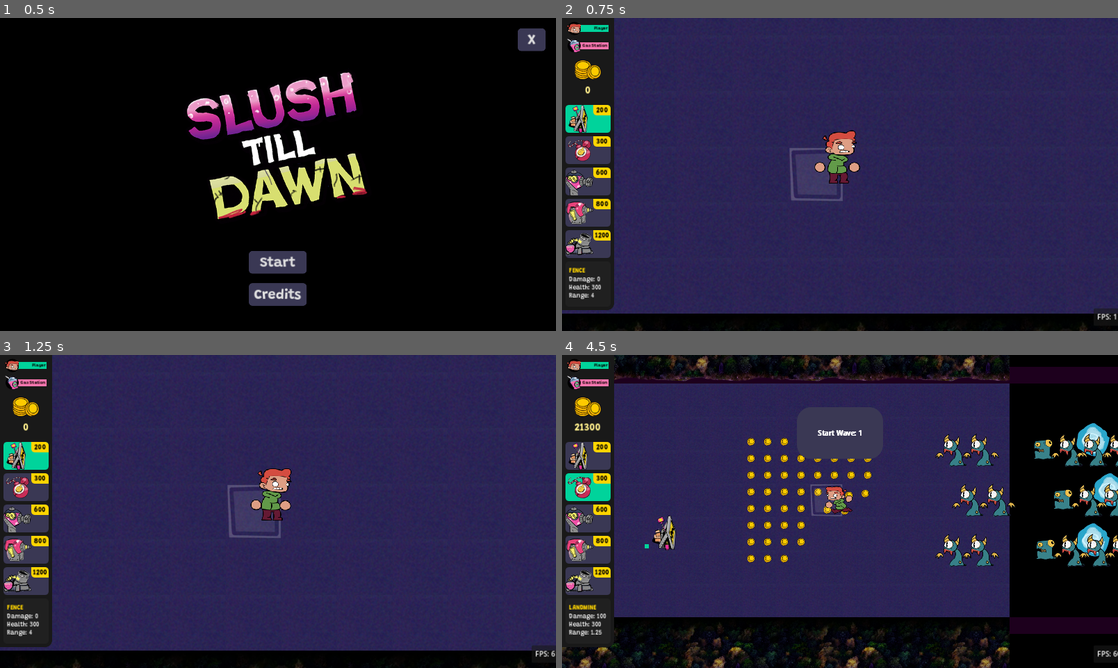
Above: before the commit, frames 1-4 (two rows, left to right).
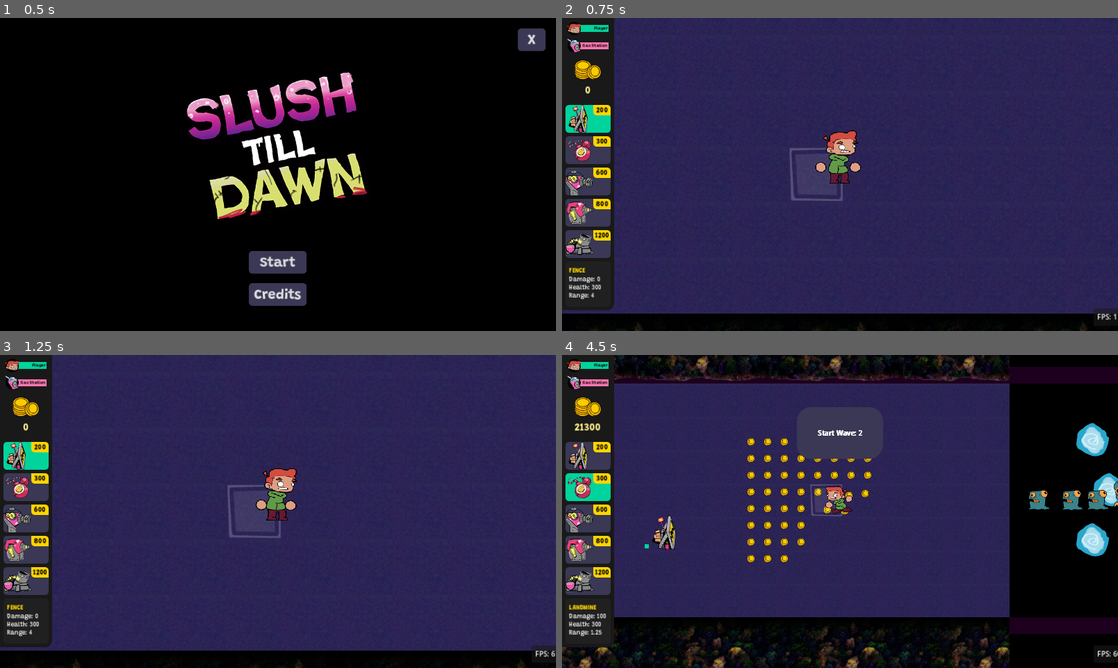
Above: after the commit, the same moments.

Repository: Slushie-Defense/Slushie
Game: Godot game, scene res://UserInterface/SplashScreen/SplashScreen.tscn
Same seed, same stepped clock (60 frames per second), same inputs: the game is played once before the commit and once after it. Sound files missing from this copy of the repository are replaced by a short silence.
Inputs:
- Up to frame 1 (0.5 s): no input
- Up to frame 2 (0.75 s): click "Start" at 0.5 s
- Up to frame 3 (1.25 s): no input
- Up to frame 4 (4.5 s): tap Enter (StartButton) at 1.25 s; hold Right (RightButton) 1.28-2.03 s; hold Shift (ActionButton) 1.28-2.03 s; hold Down (DownButton) 2.03-2.78 s; tap E (SelectItemButton) at 2.1 s; hold Right (RightButton) 2.78-3.53 s; hold Enter (StartButton) 2.78-3.53 s; hold Up (UpButton) 3.53-4.28 s; tap = (ZoomIn) at 3.6 s; hold Left (LeftButton) from 4.28 s (still down); hold - (ZoomOut) from 4.28 s (still down)

Frame 1 is identical in both runs. In frame 2, 0.3% of the frame differs, in the area x 45-54%, y 35-53%; in frame 3, 0.7%; in frame 4, 3.7%, in the area x 53-100%, y 21-68%.

Commit message:
Various Changes to Enemy
Added sounds. Animations setup for grunt and basic. Reworked script to manage states better. Hacks all around to get multiple animation players working for convoluted enemy setup.

Diff:
--- a/Entities/Enemy/Enemy.gd
+++ b/Entities/Enemy/Enemy.gd
@@ -41,6 +41,9 @@
 # Weapon base
 var weapon_base_scene = load("res://Entities/Weapons/WeaponBase.tscn")
 var weapon_base : Node2D = null
+
+# Animation Player
+@onready var ap
 
 # Initialize
 func _ready():
@@ -50,7 +53,7 @@
 	_set_enemy_type()
 	# Set health
 	health.set_max_health(enemy_data.health)
-	print(str(enemy_data.unit_name) + " Health: " + str(enemy_data.health))
+	# print(str(enemy_data.unit_name) + " Health: " + str(enemy_data.health))
 	health.signal_custom_health_is_zero.connect(_event_health_is_zero)
 	# Set attack speed
 	_update_attack_speed() # Set to default
@@ -64,8 +67,12 @@
 	match enemy_type:
 		UnitData.enemy_list.BASIC:
 			enemy_data = UnitData.BASIC
+			ap = $BasicAP
+			$BasicSS.visible = true
 		UnitData.enemy_list.GRUNT:
 			enemy_data = UnitData.GRUNT
+			ap = $GruntAP
+			$GruntSS.visible = true
 		UnitData.enemy_list.SPITTER:
 			_create_spitter()
 		UnitData.enemy_list.FLOATER:
@@ -78,8 +85,22 @@
 	# Set collision shape
 	collision_shape.shape.radius = enemy_data.collision_shape_radius
 
+var prevState = enemy_state.list.IDLE
+func _process(delta):
+	if (enemy_state.current != prevState):
+		match enemy_state.current:
+			enemy_state.list.DIED:
+				pass
+			enemy_state.list.MOVING:
+				ap.play("Move")
+			enemy_state.list.ATTACK:
+				ap.play("Attack")
+	prevState = enemy_state.current
+
 # Called every frame
 func _physics_process(delta):
+	if (enemy_state.current == enemy_state.list.DIED):
+		return
 	# Direction & Attack
 	_ai_process()
 	# Move
@@ -94,12 +115,10 @@
 	if motion.length() > enemy_data.max_speed:
 		motion = motion.normalized() * enemy_data.max_speed
 	if motion.length() > 16:
-		enemy_state.current = enemy_state.list.MOVING
+		if (enemy_state.current != enemy_state.list.ATTACK):
+			enemy_state.current = enemy_state.list.MOVING
 
 func _ai_process():
-	# Idle state
-	enemy_state.current = enemy_state.list.IDLE
-
 	# Direction priority
 	ai_direction = ai_default_direction # Default goes left
 
@@ -124,10 +143,15 @@
 				if attack_timer.is_stopped():
 					attack_timer.start()
 
+	$BasicSS.flip_h = true if (ai_direction.x > 0) else false
+	$GruntSS.flip_h = true if (ai_direction.x > 0) else false
+
 func _update_attack_speed():
 	attack_timer.wait_time = enemy_data.attack_speed
 
 func _on_attack_delay_timer_timeout():
+	if (enemy_state.current == enemy_state.list.DIED):
+		return
 	# Attack
 	if ai_chase_node != null:
 		var distance_to_node = global_position.distance_to(ai_chase_node.global_position)
@@ -137,18 +161,23 @@
 		# See what it hit
 		var first_collision_result = attack_range_raycast.get_collider()
 		if first_collision_result != null:
+			enemy_state.current = enemy_state.list.ATTACK
 			# If it hits something it can attack
 			if first_collision_result.has_method("attack"):
 				# Create an attack class and pass it through
 				_enemy_is_attacking(first_collision_result)
+				enemy_state.current = enemy_state.list.ATTACK
 				# This is a MELEE ATTACK
 				match enemy_data.attack_type:
 					UnitData.enemy_attack_list.MELEE:
+						$SFXGrunt1.play()
 						var attack = Attack.new()
 						attack.damage = enemy_data.attack_damage
 						first_collision_result.attack(attack)
 					UnitData.enemy_attack_list.EXPLODE:
 						_explode_attack()
+		else:
+			enemy_state.current = enemy_state.list.MOVING
 
 func _enemy_is_attacking(target_node):
 	# This triggered whenever the enemy is attacking -- Incldding if it is a weapon
@@ -207,13 +236,15 @@
 	health.add_or_subtract_health_by_value(-attack.damage) # Subtract damage when hit by weapon
 
 func _event_health_is_zero():
+	if (enemy_state.current == enemy_state.list.DIED):
+		return
 	# Died
 	enemy_state.current = enemy_state.list.DIED
+	$SFXDeath.play()
+	ap.play("Death")
+
 	# Spawn coin where it dies
 	_spawn_coin()
-	# Destroy enemy
-	call_deferred("queue_free")
-	print("Enemy died!")
 
 func _spawn_coin():
 	# Spawn coin
@@ -225,3 +256,11 @@
 
 func _gas_station_destroyed():
 	ai_default_direction = Vector2(0, 0)
+
+func _on_basic_ap_animation_finished(anim_name):
+	if (anim_name == "Death"):
+		call_deferred("queue_free")
+
+func _on_grunt_ap_animation_finished(anim_name):
+	if (anim_name == "Death"):
+		call_deferred("queue_free")
--- a/Entities/Enemy/Enemy.tscn
+++ b/Entities/Enemy/Enemy.tscn
@@ -1,9 +1,14 @@
-[gd_scene load_steps=7 format=3 uid="uid://digh6puar70w0"]
+[gd_scene load_steps=22 format=3 uid="uid://digh6puar70w0"]
 
 [ext_resource type="Script" path="res://Entities/Enemy/Enemy.gd" id="1_ff1tq"]
 [ext_resource type="Texture2D" uid="uid://btjbfqytox3d2" path="res://Sprites/Characters/Enemies/Basic/Basic256x256.png" id="2_buj6r"]
 [ext_resource type="PackedScene" uid="uid://bvke1fhsiyvft" path="res://Entities/Health/HealthBar.tscn" id="3_2jk0x"]
 [ext_resource type="Texture2D" uid="uid://cqq1ir1pgg75q" path="res://Sprites/Circles/128x128-DottedCircle.png" id="3_jff1g"]
+[ext_resource type="Texture2D" uid="uid://beexouke6eo1i" path="res://Sprites/Characters/Enemies/Basic/BasicSpriteSheet.png" id="5_5qb4p"]
+[ext_resource type="Texture2D" uid="uid://bo6nr3wb5xuml" path="res://Sprites/Characters/Enemies/Grunt/GruntSpritesheet.png" id="6_g03wq"]
+[ext_resource type="AudioStream" uid="uid://b4blilay8b0rf" path="res://Sprites/Characters/Enemies/EnemyDeath.wav" id="7_2qpm3"]
+[ext_resource type="AudioStream" uid="uid://cofbs7dbhdmhl" path="res://Sprites/Characters/Enemies/Grunt01.wav" id="8_h4apb"]
+[ext_resource type="AudioStream" uid="uid://dangcwolpa8dw" path="res://Sprites/Characters/Enemies/Grunt02.wav" id="9_5qx37"]
 
 [sub_resource type="CircleShape2D" id="CircleShape2D_o6l61"]
 radius = 32.0
@@ -11,8 +16,187 @@
 [sub_resource type="CircleShape2D" id="CircleShape2D_hdjo8"]
 radius = 128.0
 
+[sub_resource type="Animation" id="Animation_u37st"]
+resource_name = "Attack"
+loop_mode = 1
+tracks/0/type = "value"
+tracks/0/imported = false
+tracks/0/enabled = true
+tracks/0/path = NodePath("BasicSS:frame_coords")
+tracks/0/interp = 1
+tracks/0/loop_wrap = true
+tracks/0/keys = {
+"times": PackedFloat32Array(0, 0.1, 0.2, 0.3, 0.4, 0.5, 0.6, 0.7, 0.8, 0.9),
+"transitions": PackedFloat32Array(1, 1, 1, 1, 1, 1, 1, 1, 1, 1),
+"update": 1,
+"values": [Vector2i(2, 1), Vector2i(3, 1), Vector2i(4, 1), Vector2i(5, 1), Vector2i(6, 1), Vector2i(7, 1), Vector2i(8, 1), Vector2i(9, 1), Vector2i(10, 1), Vector2i(11, 1)]
+}
+
+[sub_resource type="Animation" id="Animation_jgie6"]
+resource_name = "Death"
+length = 1.5
+tracks/0/type = "value"
+tracks/0/imported = false
+tracks/0/enabled = true
+tracks/0/path = NodePath("BasicSS:frame_coords")
+tracks/0/interp = 1
+tracks/0/loop_wrap = true
+tracks/0/keys = {
+"times": PackedFloat32Array(0, 0.1, 0.2, 0.3, 0.4, 0.5, 0.6, 0.7, 0.8, 0.9, 1, 1.1, 1.2, 1.3, 1.4),
+"transitions": PackedFloat32Array(1, 1, 1, 1, 1, 1, 1, 1, 1, 1, 1, 1, 1, 1, 1),
+"update": 1,
+"values": [Vector2i(2, 2), Vector2i(3, 2), Vector2i(4, 2), Vector2i(5, 2), Vector2i(6, 2), Vector2i(7, 2), Vector2i(8, 2), Vector2i(9, 2), Vector2i(10, 2), Vector2i(11, 2), Vector2i(12, 2), Vector2i(13, 2), Vector2i(14, 2), Vector2i(15, 2), Vector2i(16, 2)]
+}
+
+[sub_resource type="Animation" id="Animation_co4u3"]
+resource_name = "Move"
+loop_mode = 1
+tracks/0/type = "value"
+tracks/0/imported = false
+tracks/0/enabled = true
+tracks/0/path = NodePath("BasicSS:frame")
+tracks/0/interp = 1
+tracks/0/loop_wrap = true
+tracks/0/keys = {
+"times": PackedFloat32Array(0),
+"transitions": PackedFloat32Array(1),
+"update": 1,
+"values": [0]
+}
+tracks/1/type = "value"
+tracks/1/imported = false
+tracks/1/enabled = true
+tracks/1/path = NodePath("BasicSS:scale")
+tracks/1/interp = 1
+tracks/1/loop_wrap = true
+tracks/1/keys = {
+"times": PackedFloat32Array(0, 0.5, 1),
+"transitions": PackedFloat32Array(1, 1, 1),
+"update": 0,
+"values": [Vector2(1, 1.05), Vector2(1.1, 1), Vector2(1, 1.05)]
+}
+
+[sub_resource type="Animation" id="Animation_ithdo"]
+length = 0.001
+tracks/0/type = "value"
+tracks/0/imported = false
+tracks/0/enabled = true
+tracks/0/path = NodePath("BasicSS:frame")
+tracks/0/interp = 1
+tracks/0/loop_wrap = true
+tracks/0/keys = {
+"times": PackedFloat32Array(0),
+"transitions": PackedFloat32Array(1),
+"update": 1,
+"values": [0]
+}
+tracks/1/type = "value"
+tracks/1/imported = false
+tracks/1/enabled = true
+tracks/1/path = NodePath("BasicSS:frame_coords")
+tracks/1/interp = 1
+tracks/1/loop_wrap = true
+tracks/1/keys = {
+"times": PackedFloat32Array(0),
+"transitions": PackedFloat32Array(1),
+"update": 1,
+"values": [Vector2i(0, 1)]
+}
+
+[sub_resource type="AnimationLibrary" id="AnimationLibrary_6m0w7"]
+_data = {
+"Attack": SubResource("Animation_u37st"),
+"Death": SubResource("Animation_jgie6"),
+"Move": SubResource("Animation_co4u3"),
+"RESET": SubResource("Animation_ithdo")
+}
+
+[sub_resource type="Animation" id="Animation_w1wnk"]
+resource_name = "Attack"
+loop_mode = 1
+tracks/0/type = "value"
+tracks/0/imported = false
+tracks/0/enabled = true
+tracks/0/path = NodePath("GruntSS:frame_coords")
+tracks/0/interp = 1
+tracks/0/loop_wrap = true
+tracks/0/keys = {
+"times": PackedFloat32Array(0, 0.1, 0.2, 0.3, 0.4, 0.5, 0.6, 0.7, 0.8, 0.9),
+"transitions": PackedFloat32Array(1, 1, 1, 1, 1, 1, 1, 1, 1, 1),
+"update": 1,
+"values": [Vector2i(0, 0), Vector2i(1, 0), Vector2i(2, 0), Vector2i(3, 0), Vector2i(4, 0), Vector2i(5, 0), Vector2i(6, 0), Vector2i(7, 0), Vector2i(8, 0), Vector2i(9, 0)]
+}
+
+[sub_resource type="Animation" id="Animation_wi0tf"]
+resource_name = "Death"
+length = 1.5
+tracks/0/type = "value"
+tracks/0/imported = false
+tracks/0/enabled = true
+tracks/0/path = NodePath("GruntSS:frame_coords")
+tracks/0/interp = 1
+tracks/0/loop_wrap = true
+tracks/0/keys = {
+"times": PackedFloat32Array(0, 0.1, 0.2, 0.3, 0.4, 0.5, 0.6, 0.7, 0.8, 0.9, 1, 1.1),
+"transitions": PackedFloat32Array(1, 1, 1, 1, 1, 1, 1, 1, 1, 1, 1, 1),
+"update": 1,
+"values": [Vector2i(2, 1), Vector2i(3, 1), Vector2i(4, 1), Vector2i(5, 1), Vector2i(6, 1), Vector2i(7, 1), Vector2i(8, 1), Vector2i(9, 1), Vector2i(10, 1), Vector2i(11, 1), Vector2i(12, 1), Vector2i(13, 1)]
+}
+
+[sub_resource type="Animation" id="Animation_y3h8p"]
+resource_name = "Move"
+loop_mode = 1
+tracks/0/type = "value"
+tracks/0/imported = false
+tracks/0/enabled = true
+tracks/0/path = NodePath("GruntSS:frame_coords")
+tracks/0/interp = 1
+tracks/0/loop_wrap = true
+tracks/0/keys = {
+"times": PackedFloat32Array(0),
+"transitions": PackedFloat32Array(1),
+"update": 1,
+"values": [Vector2i(0, 2)]
+}
+tracks/1/type = "value"
+tracks/1/imported = false
+tracks/1/enabled = true
+tracks/1/path = NodePath("GruntSS:scale")
+tracks/1/interp = 1
+tracks/1/loop_wrap = true
+tracks/1/keys = {
+"times": PackedFloat32Array(0, 0.5, 1),
+"transitions": PackedFloat32Array(1, 1, 1),
+"update": 0,
+"values": [Vector2(1.1, 1), Vector2(1, 1.05), Vector2(1.1, 1)]
+}
+
+[sub_resource type="Animation" id="Animation_fy8lg"]
+length = 0.001
+tracks/0/type = "value"
+tracks/0/imported = false
+tracks/0/enabled = true
+tracks/0/path = NodePath("GruntSS:frame_coords")
+tracks/0/interp = 1
+tracks/0/loop_wrap = true
+tracks/0/keys = {
+"times": PackedFloat32Array(0),
+"transitions": PackedFloat32Array(1),
+"update": 1,
+"values": [Vector2i(0, 2)]
+}
+
+[sub_resource type="AnimationLibrary" id="AnimationLibrary_qa5ry"]
+_data = {
+"Attack": SubResource("Animation_w1wnk"),
+"Death": SubResource("Animation_wi0tf"),
+"Move": SubResource("Animation_y3h8p"),
+"RESET": SubResource("Animation_fy8lg")
+}
+
 [node name="Enemy" type="CharacterBody2D"]
 z_index = 3
+y_sort_enabled = true
 collision_layer = 8
 collision_mask = 15
 motion_mode = 1
@@ -24,6 +208,7 @@
 shape = SubResource("CircleShape2D_o6l61")
 
 [node name="CharacterSprite" type="Sprite2D" parent="."]
+visible = false
 y_sort_enabled = true
 texture = ExtResource("2_buj6r")
 
@@ -51,6 +236,47 @@
 [node name="AttackDelayTimer" type="Timer" parent="."]
 one_shot = true
 
+[node name="BasicAP" type="AnimationPlayer" parent="."]
+libraries = {
+"": SubResource("AnimationLibrary_6m0w7")
+}
+
+[node name="BasicSS" type="Sprite2D" parent="."]
+visible = false
+y_sort_enabled = true
+position = Vector2(0, -26.665)
+scale = Vector2(1, 1.05)
+texture = ExtResource("5_5qb4p")
+hframes = 18
+vframes = 3
+frame = 18
+
+[node name="GruntAP" type="AnimationPlayer" parent="."]
+libraries = {
+"": SubResource("AnimationLibrary_qa5ry")
+}
+
+[node name="GruntSS" type="Sprite2D" parent="."]
+visible = false
+y_sort_enabled = true
+position = Vector2(0, -25)
+scale = Vector2(1.1, 1)
+texture = ExtResource("6_g03wq")
+hframes = 14
+vframes = 3
+frame = 28
+
+[node name="SFXDeath" type="AudioStreamPlayer2D" parent="."]
+stream = ExtResource("7_2qpm3")
+
+[node name="SFXGrunt1" type="AudioStreamPlayer2D" parent="."]
+stream = ExtResource("8_h4apb")
+
+[node name="SFXGrunt2" type="AudioStreamPlayer2D" parent="."]
+stream = ExtResource("9_5qx37")
+
 [connection signal="body_entered" from="Vision" to="." method="_on_vision_body_entered"]
 [connection signal="body_exited" from="Vision" to="." method="_on_vision_body_exited"]
 [connection signal="timeout" from="AttackDelayTimer" to="." method="_on_attack_delay_timer_timeout"]
+[connection signal="animation_finished" from="BasicAP" to="." method="_on_basic_ap_animation_finished"]
+[connection signal="animation_finished" from="GruntAP" to="." method="_on_grunt_ap_animation_finished"]
--- a/Entities/Managers/WaveManager/Waves/Wave1.tres
+++ b/Entities/Managers/WaveManager/Waves/Wave1.tres
@@ -5,8 +5,8 @@
 
 [sub_resource type="Resource" id="Resource_epned"]
 script = ExtResource("1_4kikn")
-basic = 15
-grunt = 15
+basic = 1
+grunt = 0
 spitter = 0
 tank = 0
 floater = 0
@@ -17,8 +17,8 @@
 [resource]
 script = ExtResource("1_73vd8")
 top_portal = false
-middle_top_portal = true
+middle_top_portal = false
 middle_portal = true
-middle_bottom_portal = true
+middle_bottom_portal = false
 bottom_portal = false
 enemy_group_list = Array[ExtResource("1_4kikn")]([SubResource("Resource_epned")])
--- a/Entities/Managers/WaveManager/Waves/Wave2.tres
+++ b/Entities/Managers/WaveManager/Waves/Wave2.tres
@@ -5,8 +5,8 @@
 
 [sub_resource type="Resource" id="Resource_epned"]
 script = ExtResource("1_3vwhc")
-basic = 4
-grunt = 0
+basic = 5
+grunt = 5
 spitter = 0
 tank = 0
 floater = 0
--- a/Entities/Player/Player.tscn
+++ b/Entities/Player/Player.tscn
@@ -186,6 +186,7 @@
 [node name="Player" type="CharacterBody2D"]
 visibility_layer = 32
 z_index = 10
+y_sort_enabled = true
 collision_layer = 2
 collision_mask = 33
 script = ExtResource("1_p727u")
Binary file added: Sprites/Characters/Enemies/Basic/BasicSpriteSheet.png
Not shown, added: Sprites/Characters/Enemies/Basic/BasicSpriteSheet.png.import
Not shown, added: Sprites/Characters/Enemies/EnemyDeath.wav.import
Binary file added: Sprites/Characters/Enemies/Grunt/GruntSpritesheet.png
Not shown, added: Sprites/Characters/Enemies/Grunt/GruntSpritesheet.png.import
Not shown, added: Sprites/Characters/Enemies/Grunt01.wav.import
Not shown, added: Sprites/Characters/Enemies/Grunt02.wav.import
Binary file changed: Sprites/Characters/Player/McSpritesheet.png
Not shown, added: Sprites/Characters/Enemies/EnemyDeath.wav
Not shown, added: Sprites/Characters/Enemies/Grunt01.wav
Not shown, added: Sprites/Characters/Enemies/Grunt02.wav
